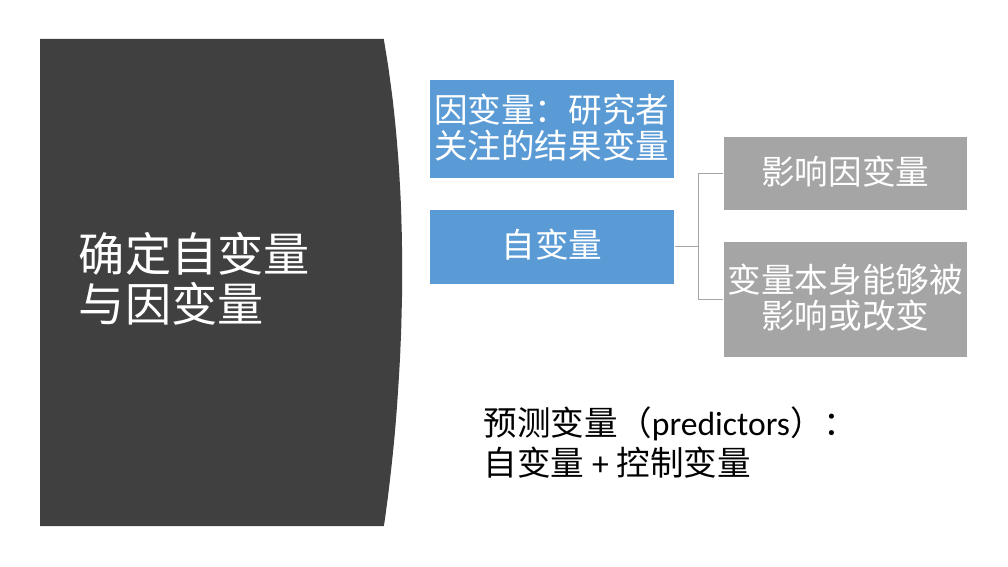
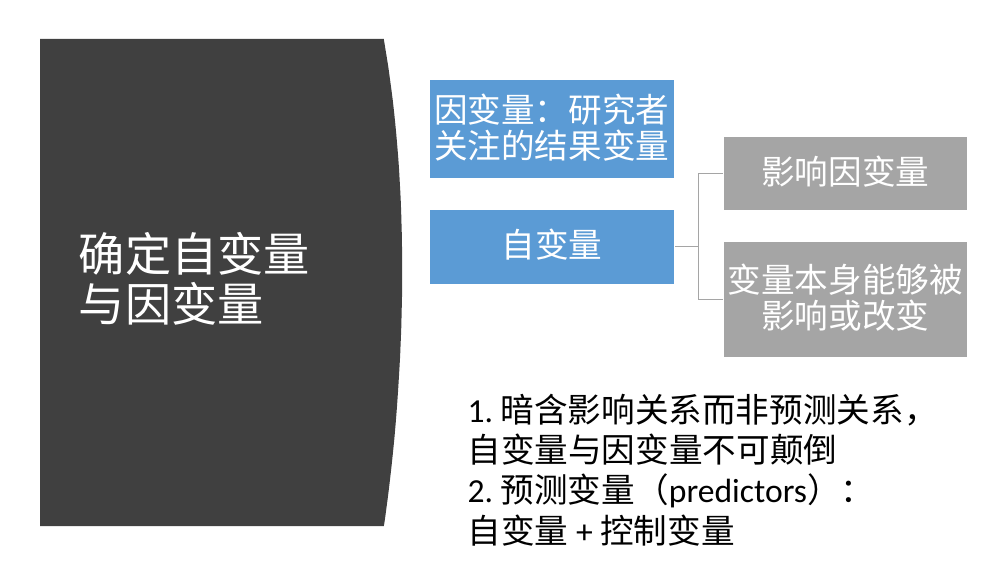
Before and after one commit to wuhsiang/courses, a slide deck: slide 4 of econometricsintro/ch3/lm-modeling.pptx. Drawn at 1008x567 pixels with LibreOffice and Linux fonts; fonts in the diff are those of the drawing. Boxes give left, top, right and bottom in pixels: in the first picture for what was removed or moved away, otherwise in the second. Text is boxed around its words. In the diff, an @@ line names an element or a change of style, - is before the commit and + after.

```diff
--- a/econometricsintro/ch3/lm-modeling.pptx
+++ b/econometricsintro/ch3/lm-modeling.pptx
@@ text "1. 暗含影响关系而非预测关系，自变量与因变量不可颠倒": place and size @@
-text "1. 暗含影响关系而非预测关系，自变量与因变量不可颠倒" at <box>484,406,858,478</box>
+text "1. 暗含影响关系而非预测关系，自变量与因变量不可颠倒" at <box>468,393,938,546</box>
@@ text at <box>468,393,938,508</box>: text changed @@
-预测变量（predictors）：
+1. 暗含影响关系而非预测关系，自变量与因变量不可颠倒
+2. 预测变量（predictors）：
```
